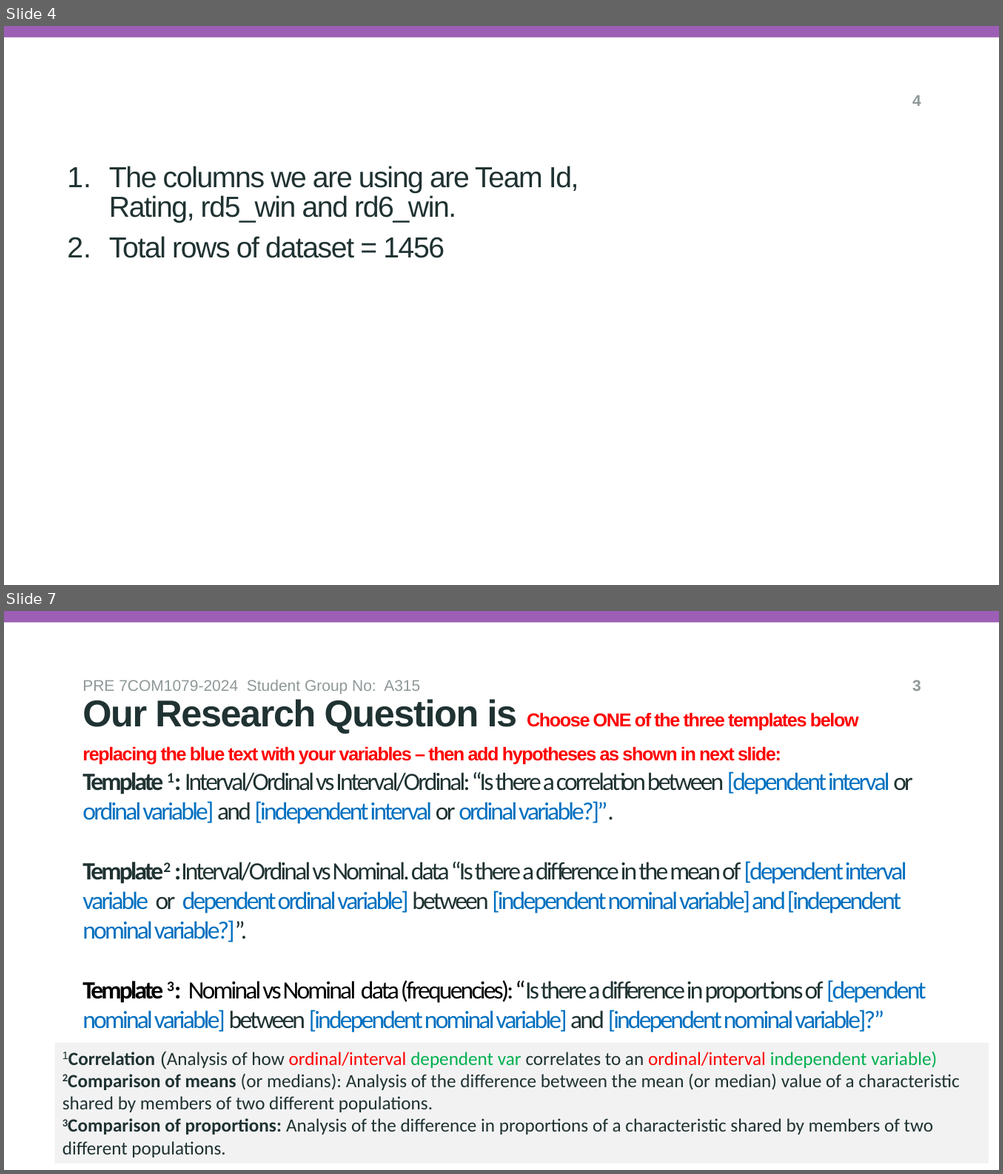
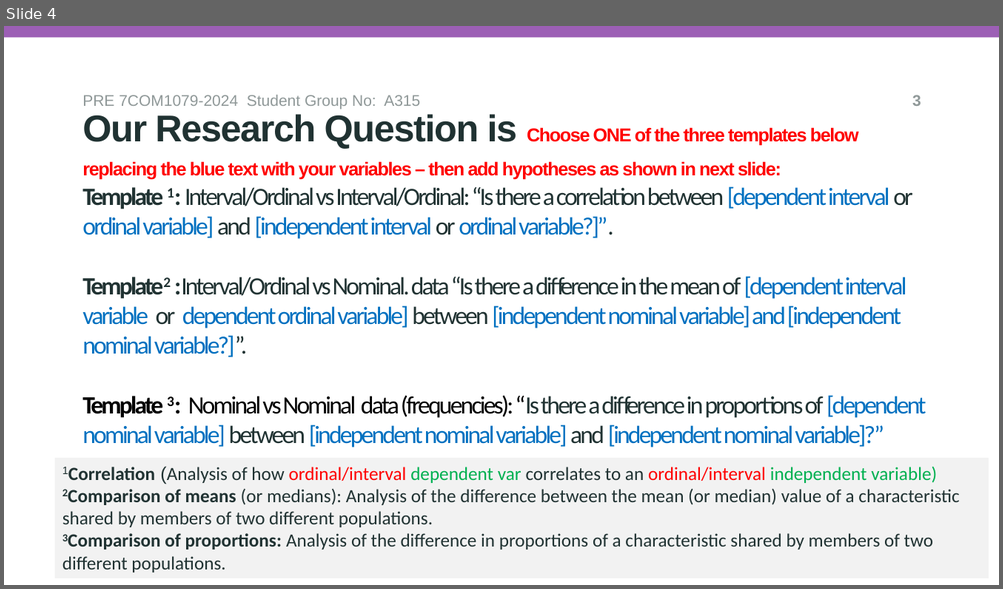
Before and after one commit to IbbiShahid/Research-Question-and-Visualisation, a slide deck: researchQuestion.pptx. Shown one above the other, each under a label of ours: slides 4 and 7 before the commit, slide 4 after it; the slides between them are not shown. The pictures are 1003x1174 and 1003x589 pixels, drawn with LibreOffice and Linux fonts; fonts in the diff are those of the drawing; background and template pictures are left out. Boxes give left, top, right and bottom in pixels: in the first picture for what was removed or moved away, otherwise in the second. Text is boxed around its words. In the diff, an @@ line names an element or a change of style, - is before the commit and + after.

```diff
--- a/researchQuestion.pptx
+++ b/researchQuestion.pptx
@@ slide 4 removed at [4, 26, 999, 585], background #FFFFFF; not listed: 1 template element that a slide beside it also shows @@
@@ page number removed at [912, 95, 921, 106] @@
-4
@@ subtitle removed at [109, 166, 579, 258] @@
-1. The columns we are using are Team Id, Rating, rd5_win and rd6_win.
-2. Total rows of dataset = 1456
@@ what was slide 7 is now slide 4 @@
```
Also in this commit, not shown: 4 slides changed, 1 other slide removed.
